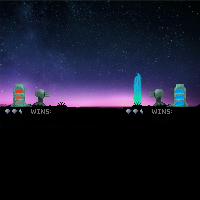
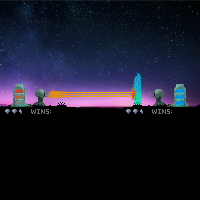
Comparing the layer stacks of the two 200 × 200 images. Changes:
added layer "Shield hit" above "shot copy 2" over [left=131, top=87, right=136, bottom=100]
added layer "shot copy 2" above "shot copy" over [left=47, top=90, right=135, bottom=95]
added layer "shot copy" above "shot" over [left=47, top=92, right=135, bottom=97]
added layer "shot" above "Bottom bar copy" over [left=46, top=94, right=134, bottom=99]
